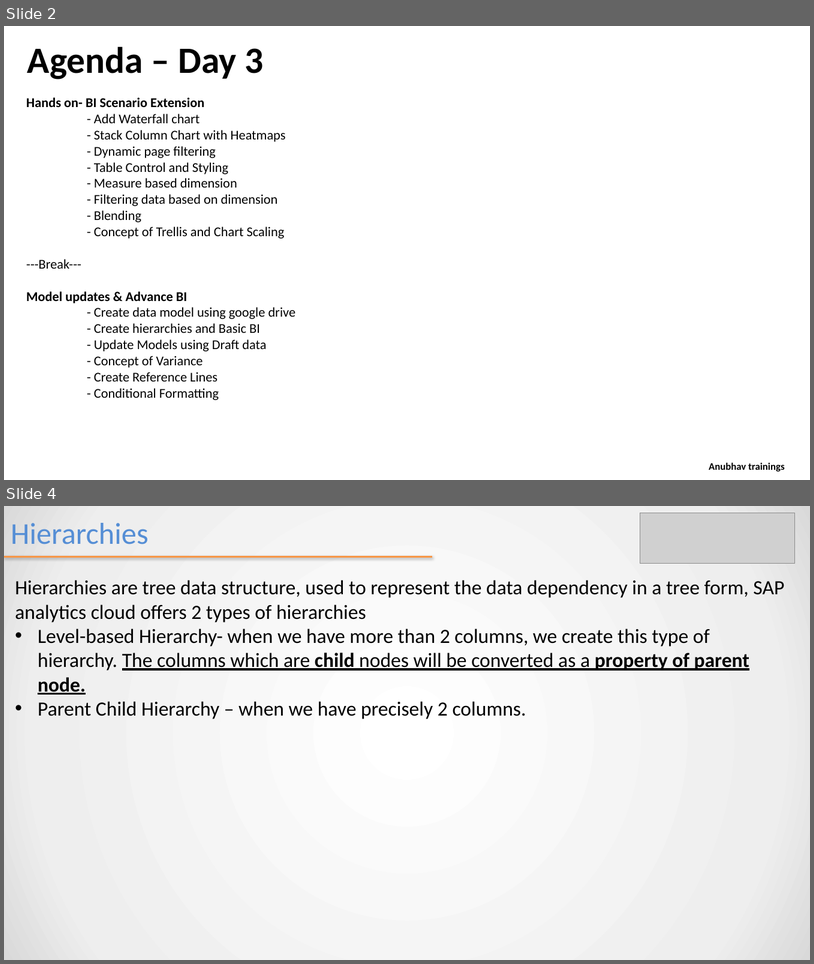
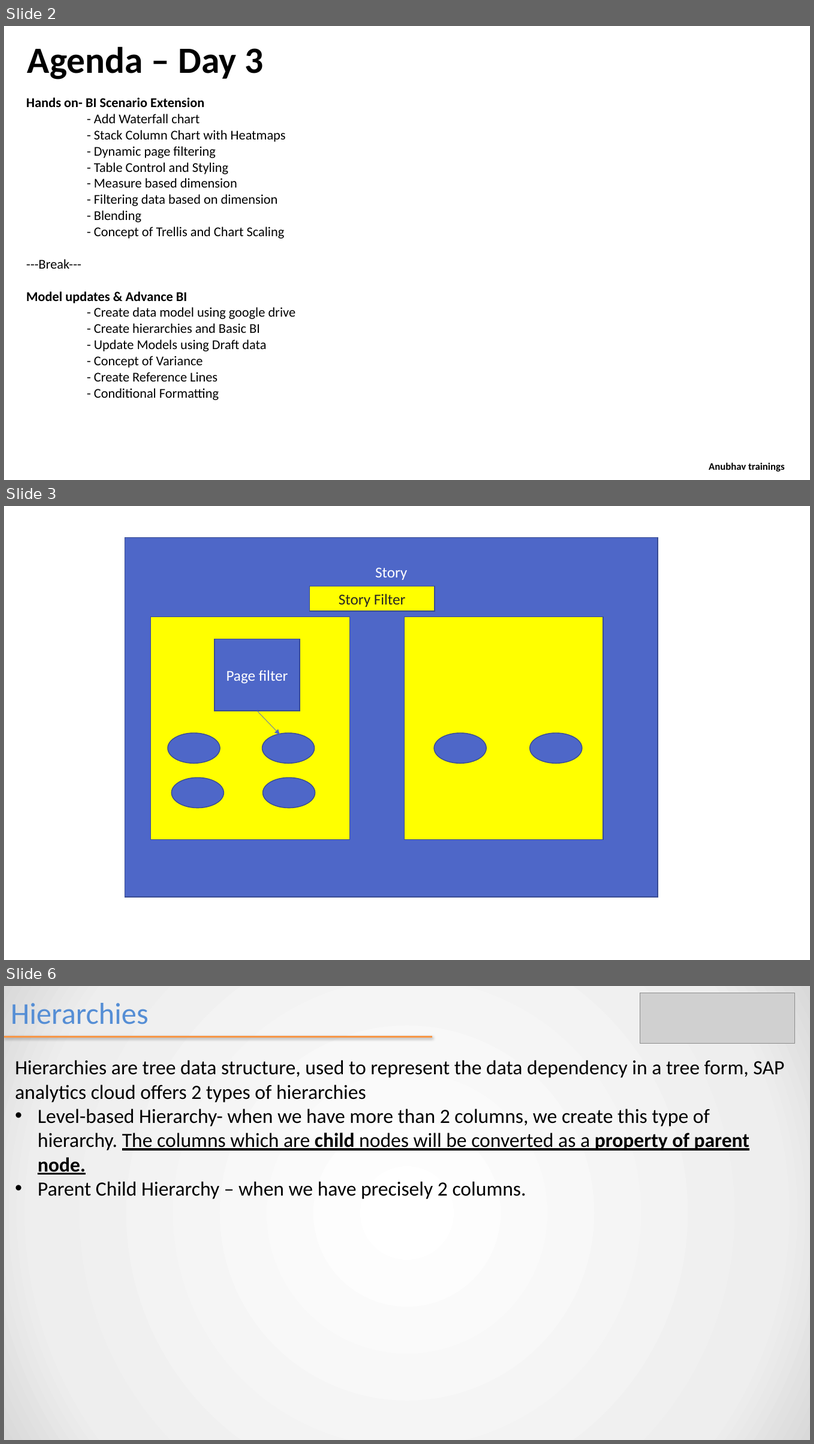
Before and after one commit to soyuztechnologies/EY_SAC_Feb2022, a slide deck: day 3/SAC_Training Day 3.pptx. Shown one above the other, each under a label of ours: slides 2 and 4 before the commit, slides 2, 3 and 6 after it; the slides between them are not shown. The pictures are 814x964 and 814x1444 pixels, drawn with LibreOffice and Linux fonts; fonts in the diff are those of the drawing; grey boxes stand for pictures. Boxes give left, top, right and bottom in pixels: in the first picture for what was removed or moved away, otherwise in the second. Text is boxed around its words. In the diff, an @@ line names an element or a change of style, - is before the commit and + after.

```diff
--- a/day 3/SAC_Training Day 3.pptx
+++ b/day 3/SAC_Training Day 3.pptx
@@ slide 3 added at [4,506,810,960], background #FFFFFF @@
@@ rectangle added at [125,537,658,897], fill #4E67C8, outline #3A4C94 1 pt, 18 pt, text #FFFFFF @@
+Story
@@ rectangle added at [309,586,435,611], fill #FFFF00, outline #3A4C94 1 pt, 18 pt, text #262626 @@
+Story Filter
@@ rectangle added at [151,617,350,840], fill #FFFF00, outline #3A4C94 1 pt @@
@@ rectangle added at [404,617,603,840], fill #FFFF00, outline #3A4C94 1 pt @@
@@ rectangle added at [215,639,300,711], fill #4E67C8, outline #3A4C94 1 pt, 18 pt, text #FFFFFF @@
+Page filter
@@ arrow added from (257, 711) to (280, 734), #4E67C8 0.5 pt @@
@@ ellipse added at [168,733,220,763], fill #4E67C8, outline #3A4C94 1 pt @@
@@ ellipse added at [263,733,314,763], fill #4E67C8, outline #3A4C94 1 pt @@
@@ ellipse added at [434,733,486,763], fill #4E67C8, outline #3A4C94 1 pt @@
@@ ellipse added at [530,733,582,763], fill #4E67C8, outline #3A4C94 1 pt @@
@@ ellipse added at [171,778,224,808], fill #4E67C8, outline #3A4C94 1 pt @@
@@ ellipse added at [263,778,315,808], fill #4E67C8, outline #3A4C94 1 pt @@
@@ what was slide 4 is now slide 6 @@
```
Also in this commit, not shown: 1 slide changed, 1 other slide added, 8 other files.
